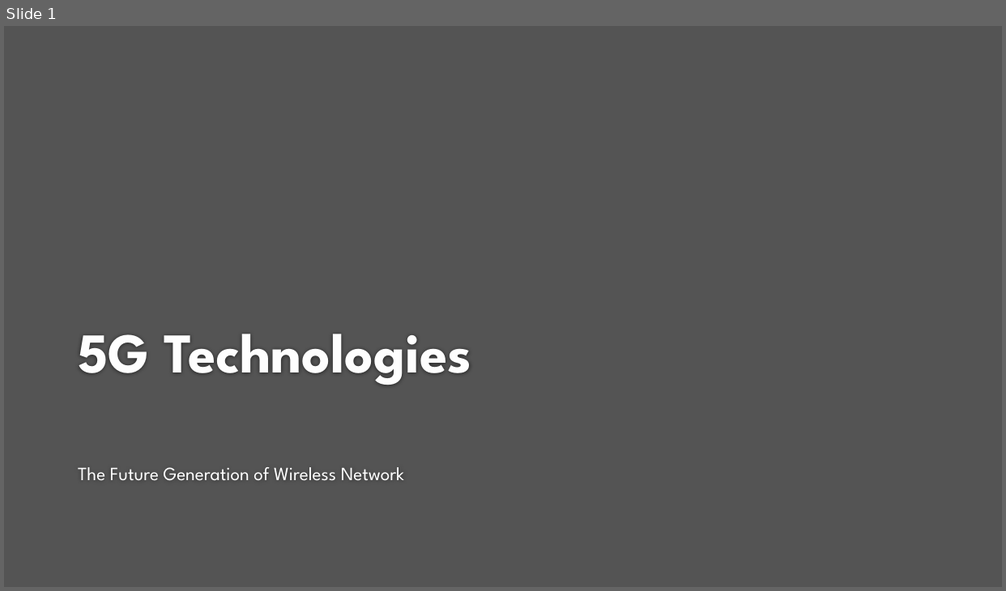
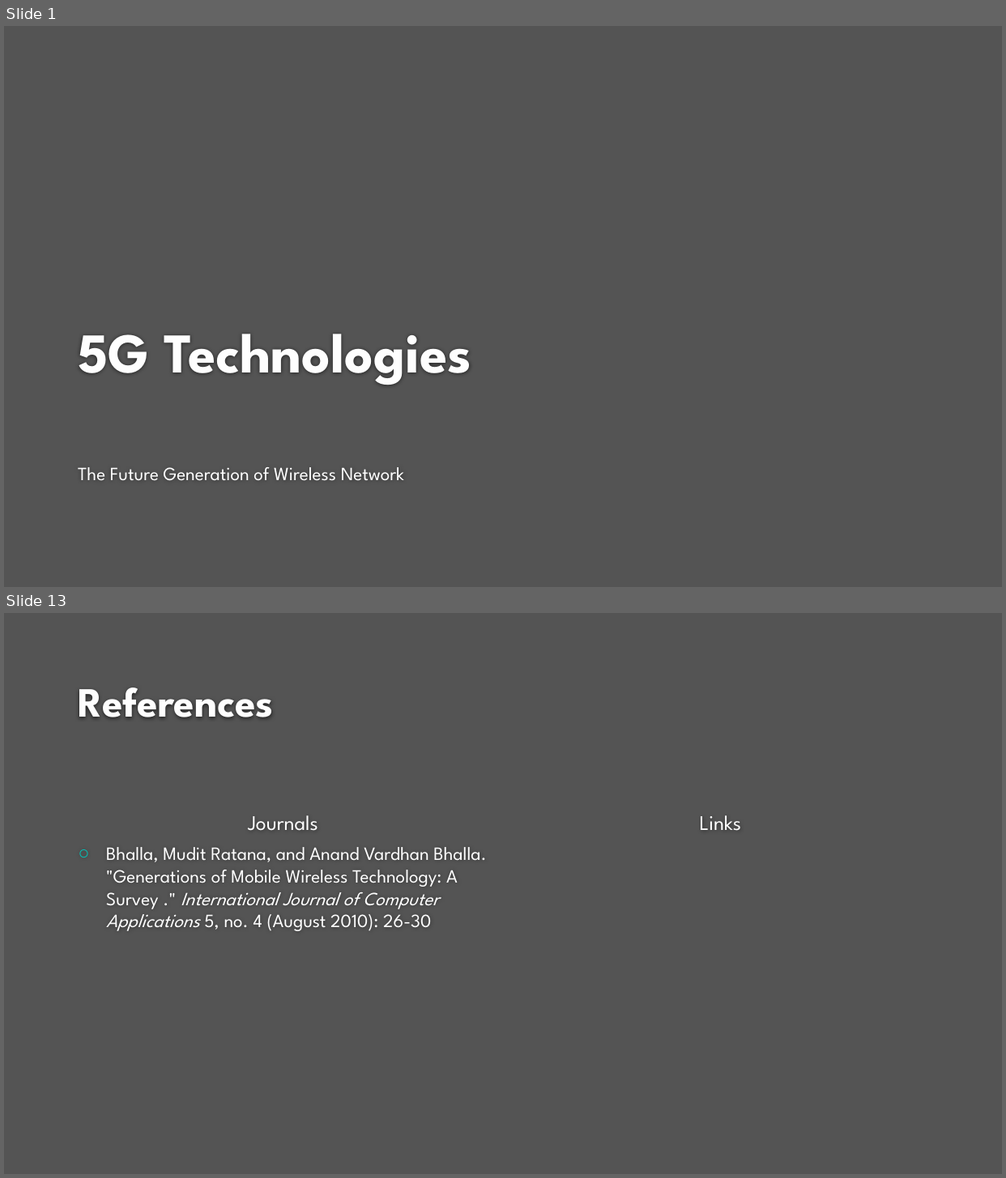
Before and after one commit to hackergirl1/5G-Presentation-, a slide deck: 5G Technologies.pptx. Shown one above the other, each under a label of ours: slide 1 before the commit, slides 1 and 13 after it; the slides between them are not shown. The pictures are 1006x591 and 1006x1178 pixels, drawn with LibreOffice and Linux fonts; fonts in the diff are those of the drawing; background and template pictures are left out. Boxes give left, top, right and bottom in pixels: in the first picture for what was removed or moved away, otherwise in the second. Text is boxed around its words. In the diff, an @@ line names an element or a change of style, - is before the commit and + after.

```diff
--- a/5G Technologies.pptx
+++ b/5G Technologies.pptx
@@ slide 13 added at (x1=4, y1=613, x2=1002, y2=1174), background #212121 at 77% opacity @@
@@ title added at (x1=78, y1=688, x2=274, y2=717), 40 pt, text #FEFEFE, bold @@
+References
@@ text added at (x1=248, y1=815, x2=318, y2=830), 20 pt, text #FFFFFF @@
+Journals
@@ text added at (x1=700, y1=815, x2=742, y2=831), 20 pt, text #FFFFFF @@
+Links
@@ text added at (x1=106, y1=847, x2=486, y2=931), 18 pt, text #FFFFFF @@
+○ Bhalla, Mudit Ratana, and Anand Vardhan Bhalla. "Generations of Mobile Wireless Technology: A Survey ." International Journal of Computer Applications 5, no. 4 (August 2010): 26-30
```
Also in this commit, not shown: 1 slide changed, 10 other slides added, 1 slide removed.
